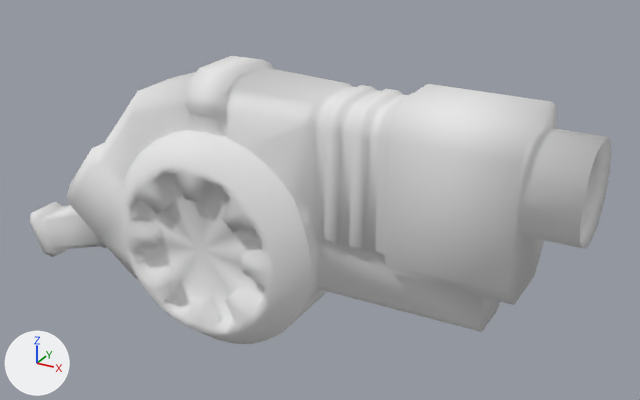
Two versions of the OBJ model target/default/models/weapons/grenadelauncher/tris.obj, one commit apart.
Rendered twice from a camera (50 mm lens) standing at (21.8, -31.7, 35.7) and looking at (3.6, 1.5, 19.1). Arrows for +X, +Y and +Z are at lower left; the lights stay in place. Where no turn or scale is listed for an object, it has been applied to the vertices.
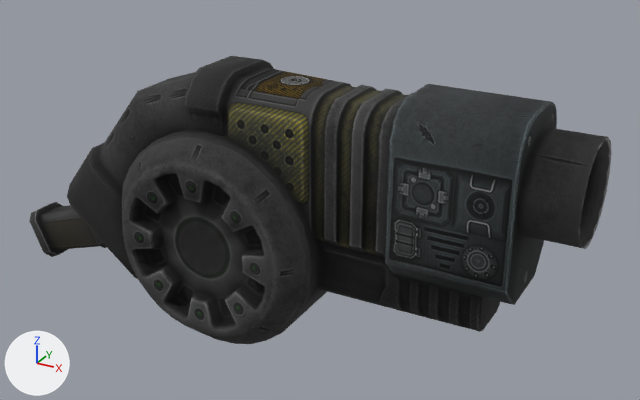
Where the change shows, as pixel boxes [x1, y1, x2, y2] in the pictures (640 x 400 px):
'Circle', recoloured (grey to black)
    both: [29, 56, 611, 344]

The change in detail:
Picture 'skin.tga' (img_skin_tga) is new.
Material 'skin' (mat_skin) is new.
Its texture is img_skin_tga.
Its roughness is 1.0.
me_circle has 720 vertices, 862 faces, 1 loose edge and spans x -13.4..16.2, y -3.5..4.0, z 12.4..25.4.
me_circle no longer uses material mat_material_001 (white #e7e7e7).
me_circle now uses material mat_skin (picture img_skin_tga).
